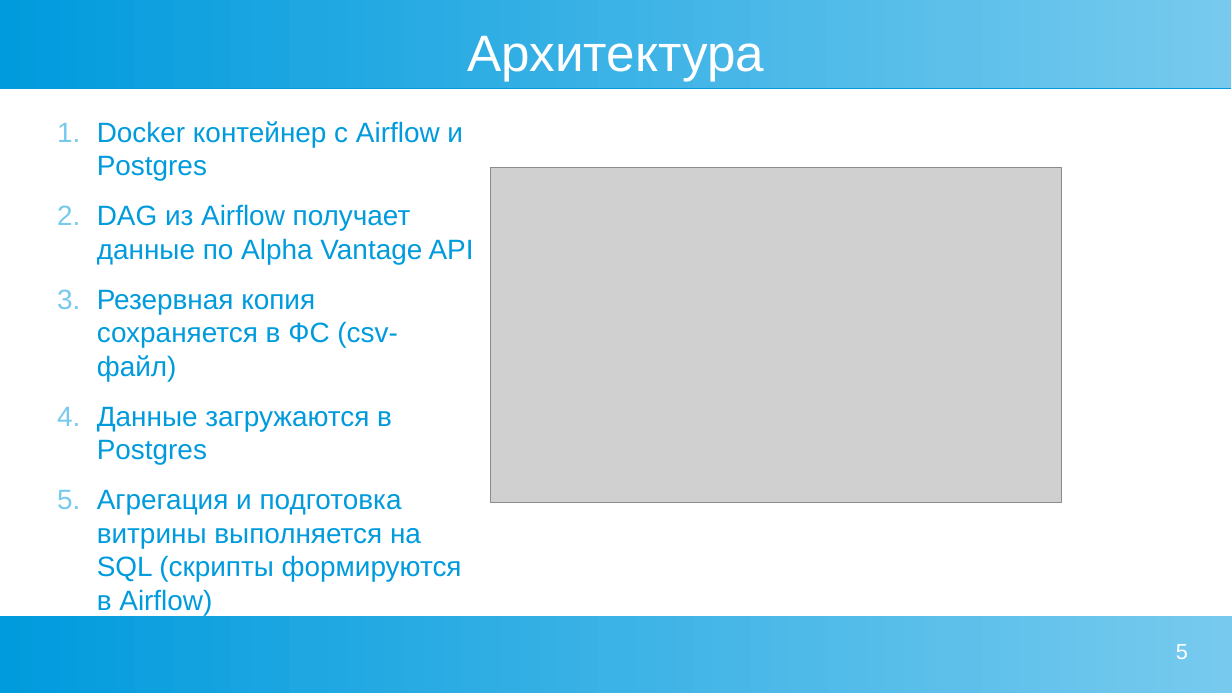
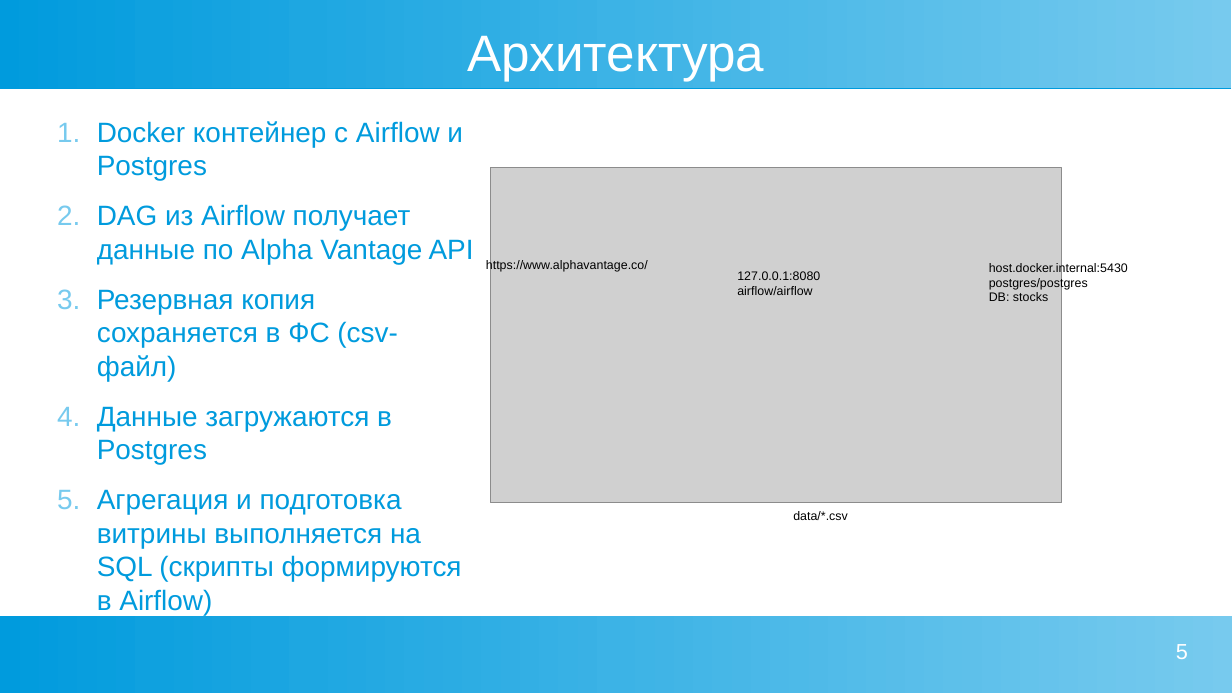
Before and after one commit to EVMik205/DE_project_2, a slide deck: slide 5 of slides.odp. Drawn at 1232x693 pixels with LibreOffice and Linux fonts; fonts in the diff are those of the drawing; grey boxes stand for pictures. Boxes give left, top, right and bottom in pixels: in the first picture for what was removed or moved away, otherwise in the second. Text is boxed around its words. In the diff, an @@ line names an element or a change of style, - is before the commit and + after.

```diff
--- a/slides.odp
+++ b/slides.odp
@@ text added at (x1=486, y1=259, x2=648, y2=272), 8 pt, text #000000 @@
+https://www.alphavantage.co/
@@ text added at (x1=989, y1=262, x2=1128, y2=301), 8 pt, text #000000 @@
+host.docker.internal:5430
+postgres/postgres
+DB: stocks
@@ text added at (x1=737, y1=271, x2=820, y2=295), 8 pt, text #000000 @@
+127.0.0.1:8080
+airflow/airflow
@@ text added at (x1=793, y1=511, x2=848, y2=520), 8 pt, text #000000 @@
+data/*.csv
```
Also in this commit, not shown: 2 other files.
